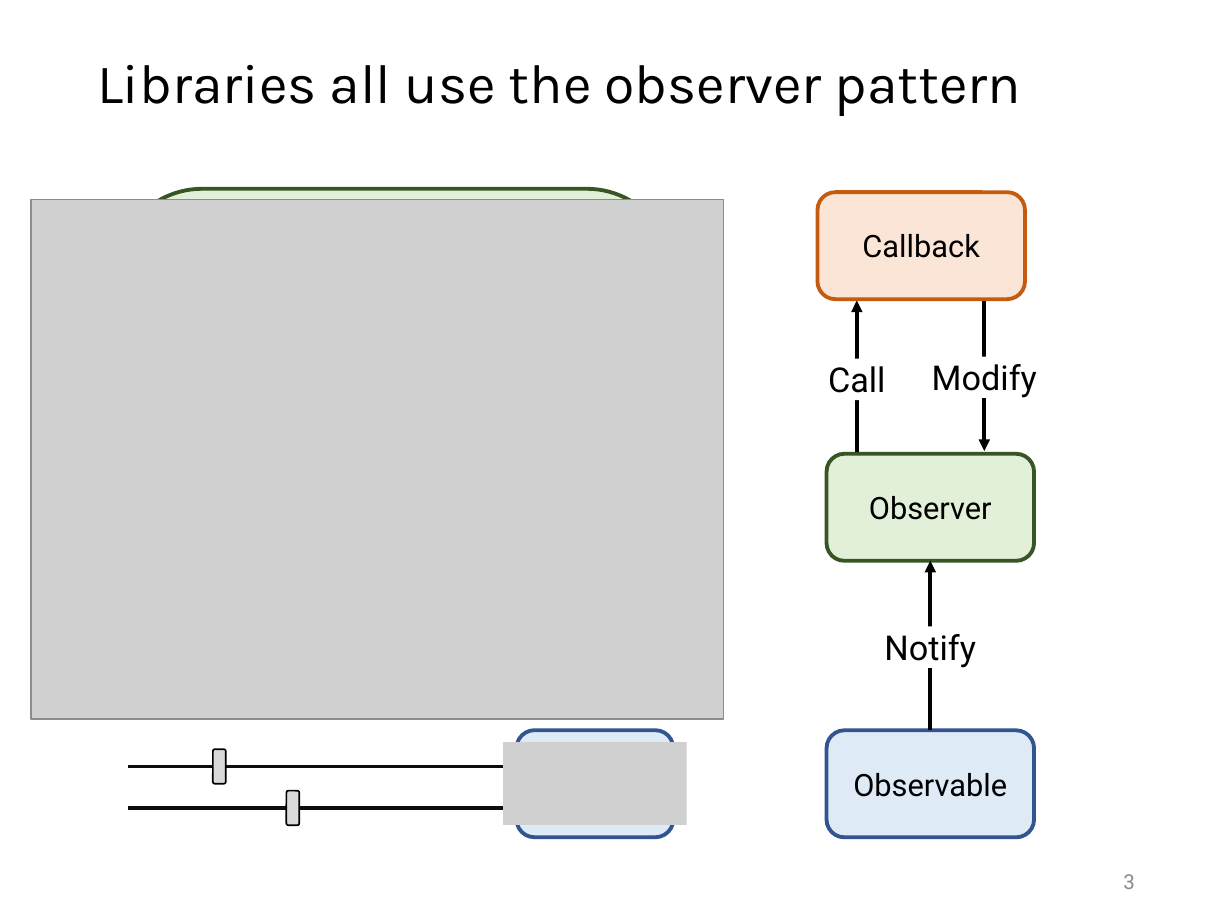
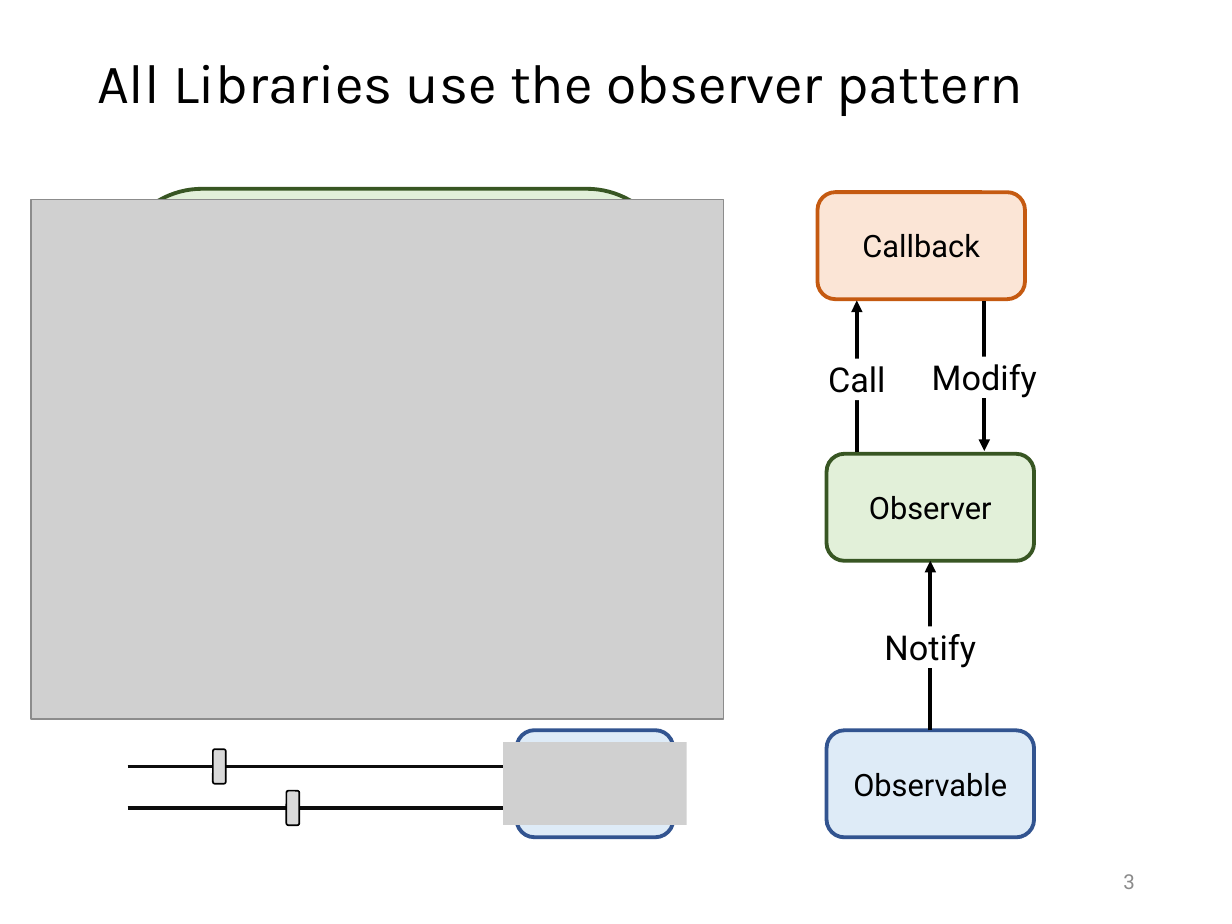
Before and after one commit to Kolaru/SimpleInteractiveExamples, a slide deck: slide 3 of CUISummerSchool2022.pptx. Drawn at 1232x924 pixels with LibreOffice and Linux fonts; fonts in the diff are those of the drawing; grey boxes stand for pictures. Boxes give left, top, right and bottom in pixels: in the first picture for what was removed or moved away, otherwise in the second. Text is boxed around its words. In the diff, an @@ line names an element or a change of style, - is before the commit and + after.

```diff
--- a/CUISummerSchool2022.pptx
+++ b/CUISummerSchool2022.pptx
@@ title at <box>97,65,1022,116</box>: text changed @@
-Libraries all use the observer pattern
+All Libraries use the observer pattern
```
Also in this commit, not shown: 3 other slides changed, 2 slides added, 1 slide removed.
